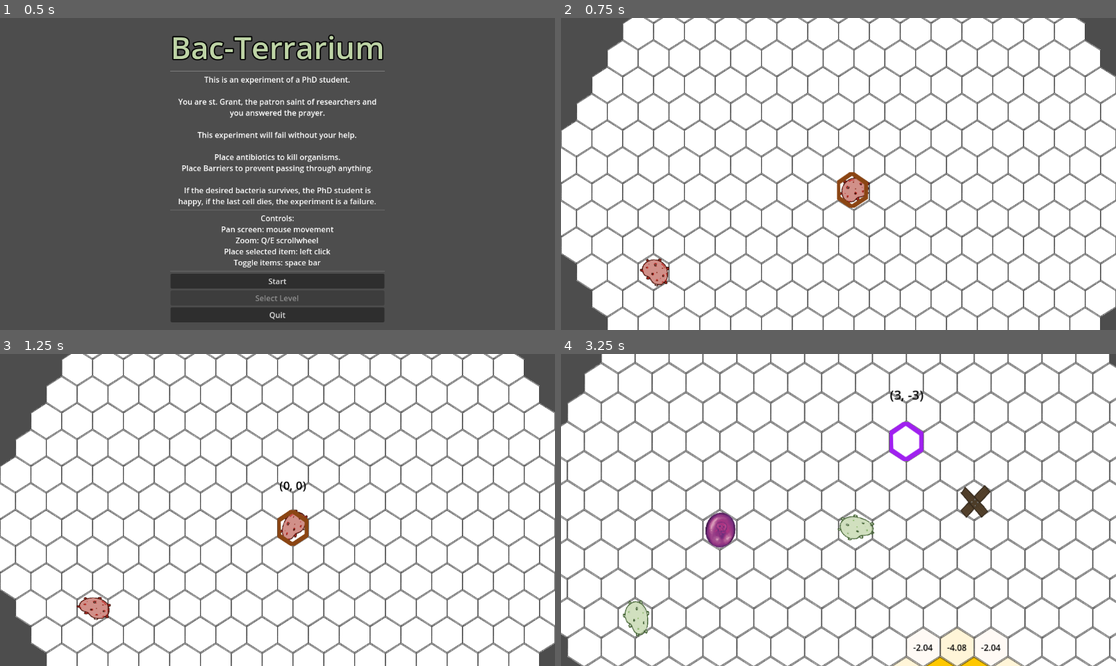
Above: before the commit, frames 1-4 (two rows, left to right).
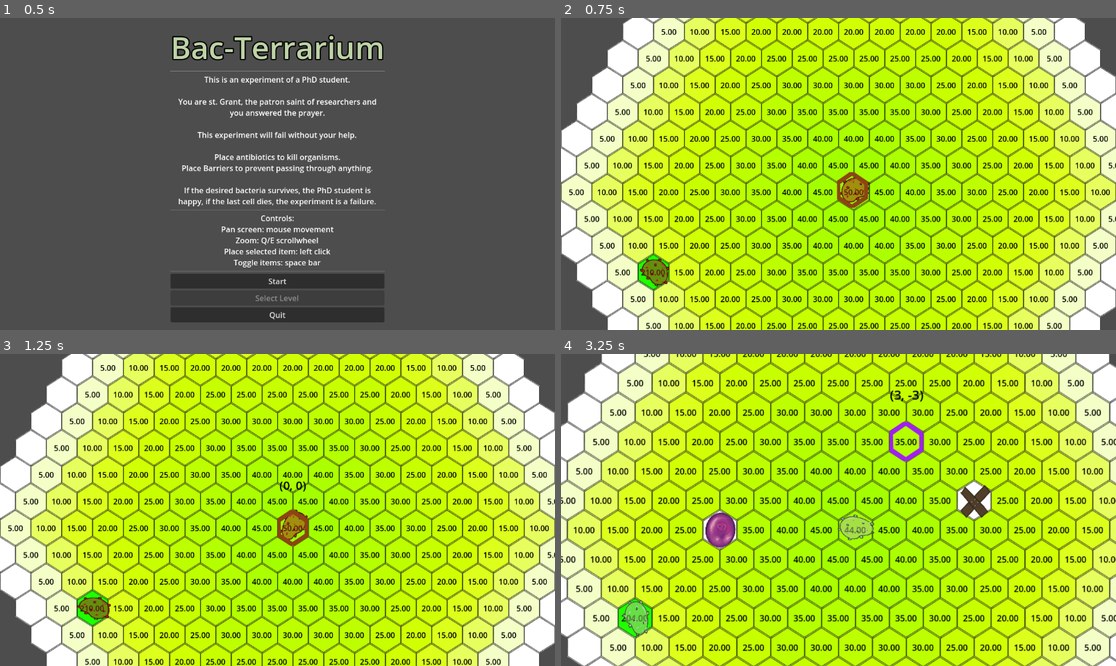
Above: after the commit, the same moments.

Repository: b8horpet/Bac-Terrarium
Game: Godot game, scene res://title_screen.tscn
Two runs of this game, one before a commit and one after it. Both use one fixed random seed, a clock stepped at 60 frames per second and the inputs below.
Inputs (mouse positions are in pixels of both pictures, inside the frame that each line leads up to):
- Up to frame 1 (0.5 s): no input
- Up to frame 2 (0.75 s): click "Start" at 0.5 s
- Up to frame 3 (1.25 s): no input
- Up to frame 4 (3.25 s): tap Enter at 1.25 s; move the mouse to (960, 494) at 1.27 s; tap Tab at 1.35, 3.05 s; click (960, 494) at 1.42 s; tap Space at 1.52 s; drag from (727, 525) to (810, 572) at 2.02 s; move the mouse to (894, 441) at 2.77 s; tap Q at 2.85 s; click (894, 441) at 2.92 s

Frame 1 is identical in both runs. In frame 2, 87% of the frame differs, in the area x 0-100%, y 0-100%; in frame 3, 87%; in frame 4, 93%.

Commit message:
visu can be toggled between food and poison values

Diff:
--- a/project.godot
+++ b/project.godot
@@ -10,7 +10,7 @@
 
 [application]
 
-config/name="hex_grid"
+config/name="Bac-Terrarium"
 run/main_scene="uid://b2cil7usmud07"
 config/features=PackedStringArray("4.4", "Forward Plus")
 config/icon="res://icon.svg"
--- a/visu_layer.gd
+++ b/visu_layer.gd
@@ -4,11 +4,15 @@
 @onready var cell_grid : CellGrid = $"../Cells"
 
 var cells : Dictionary[Vector2i,Visu] = {}
-var prop : String = "poison"
+var props : Array[String] = ["food","poison"]
+var prop_idx := 0
 
 func _process(delta: float) -> void:
-	if prop.is_empty():
+	if props.is_empty():
 		return
+	if prop_idx < 0 or prop_idx >= props.size():
+		return
+	var prop = props[prop_idx]
 	if prop in cell_grid.data:
 		clear()
 		var pd := cell_grid.data[prop]
@@ -17,3 +21,9 @@
 		update_internals()
 		for c in pd:
 			cells[c].display(pd[c])
+
+func _input(event: InputEvent) -> void:
+	if event is InputEventKey:
+		var ke := event as InputEventKey
+		if ke.keycode == Key.KEY_TAB and ke.pressed and !ke.echo:
+			prop_idx = (prop_idx + 1) % props.size()
